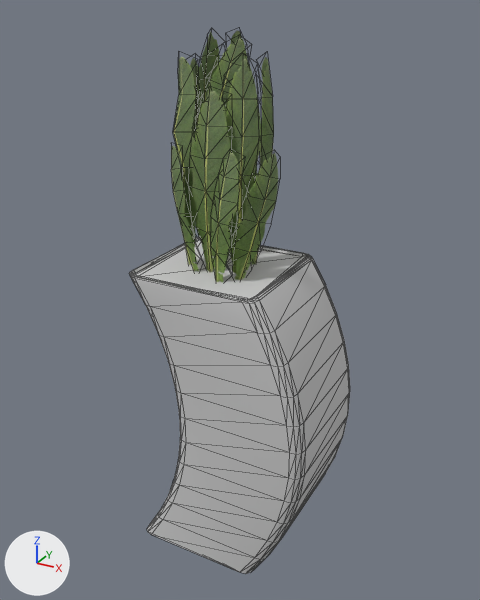
An edit to the FBX model Assets/Resources/3Dmodels/TallPottedPlant.FBX, drawn before and after from the same camera.
The view is the same before and after, from a 50 mm camera at (1.044, -1.952, 1.99) aimed at (-0.033, 0.005, 1.011). Lighting does not change. The marker at lower left points along +X, +Y and +Z. Mesh edges are drawn as thin lines. Where no turn or scale is listed for an object, it has been applied to the vertices. Vertices at the same position are counted once.

Objects in the first picture: 'Plant'.
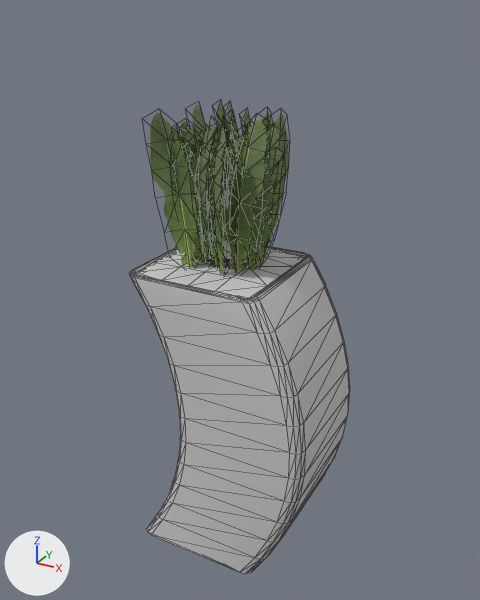
What differs and where, as boxes (x1, y1, x2, y2) in the pictures (480 x 600 px):
'Plant', reshaped, moved (13% shorter)
    before: (129, 31, 350, 574)
    after: (129, 103, 350, 574)
part 1 of me_mesh, rebuilt
    before: (129, 237, 350, 574)
    after: (129, 246, 350, 574)
part 2 of me_mesh, rebuilt
    before: (190, 58, 200, 137)
    after: (192, 105, 206, 144)
part 3 of me_mesh, rebuilt
    before: (226, 58, 262, 273)
    after: (206, 120, 217, 266)
part 4 of me_mesh, rebuilt
    before: (191, 91, 231, 272)
    after: (183, 145, 206, 263)
part 5 of me_mesh, built on
    before: (171, 31, 278, 282)
    after: (134, 103, 306, 298)

The change, as a diff of the scene's bpy script:
```diff
--- a/Assets/Resources/3Dmodels/TallPottedPlant.FBX.py
+++ b/Assets/Resources/3Dmodels/TallPottedPlant.FBX.py
@@ mat_tallpottedplantsoil @@
+mat_tallpottedplantsoil = principled_material('TallPottedPlantSoil')
+mat_tallpottedplantsoil.base_color = (0.588, 0.588, 0.588)  # light grey #cacaca
+mat_tallpottedplantsoil.roughness = 0.859
@@ me_mesh @@
 # used by ob_plant; location = (0.0, 0.0, 0.0)
-me_mesh.from_pydata(...)  # 472 vertices, 748 faces; spans x -0.34..0.34, y -0.26..0.26, z 0.0..1.93
+me_mesh.from_pydata(...)  # 829 vertices, 1160 faces; spans x -0.32..0.37, y -0.22..0.28, z 0.08..1.78
+# me_mesh part 1: the loose piece of 256 vertices spanning x -0.34..0.34, y -0.26..0.24, z 0.0..1.15 is rebuilt with 270 vertices and now spans x -0.32..0.37, y -0.22..0.28, z 0.08..1.23
+# me_mesh part 2: the loose piece of 18 vertices spanning x -0.34..-0.15, y 0.05..0.22, z 1.09..1.84 is rebuilt with 18 vertices and now spans x -0.27..-0.11, y 0.05..0.16, z 1.21..1.77
+# me_mesh part 3: the loose piece of 18 vertices spanning x -0.09..0.04, y -0.06..0.09, z 1.1..1.86 is rebuilt with 18 vertices and now spans x -0.07..0.02, y -0.14..0.04, z 1.21..1.77
+# me_mesh part 4: the loose piece of 18 vertices spanning x -0.2..-0.02, y -0.1..-0.03, z 1.1..1.76 is rebuilt with 18 vertices and now spans x -0.22..-0.07, y -0.07..0.0, z 1.21..1.68
+# me_mesh part 5: 2 vertices moved within x -0.04..-0.03, y 0.16..0.17, z 1.48..1.72; 160 vertices removed from x -0.3..0.1, y -0.16..0.26, z 1.09..1.93; 503 vertices added at x -0.3..0.17, y -0.2..0.27, z 1.21..1.78
 me_mesh.materials.append(mat_tallpottedplant)
 me_mesh.materials.append(mat_tallpottedplantvase)
+me_mesh.materials.append(mat_tallpottedplantsoil)  # light grey #cacaca
@@ ob_plant @@
 ob_plant = bpy.data.objects.new('Plant', me_mesh)
-ob_plant.location = (0.0, 0.0, 0.0)
+ob_plant.location = (-0.029, -0.045, -0.084)
```
